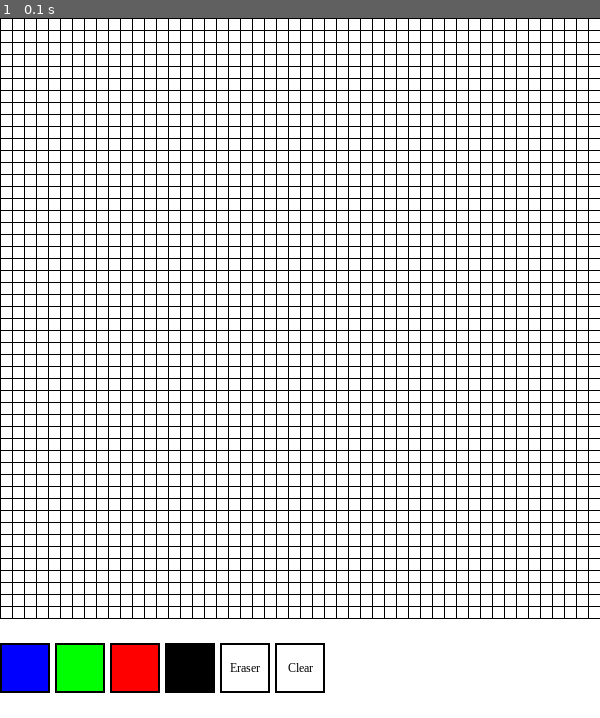
Above: before the commit, frame 1.
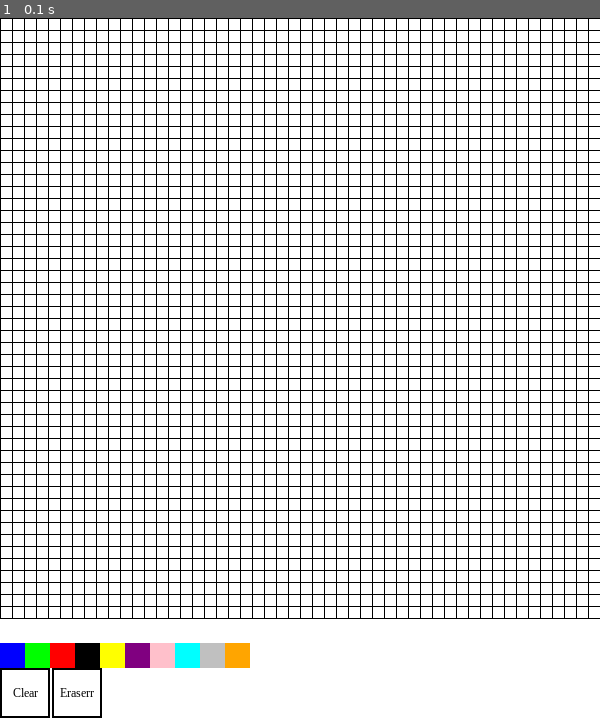
Above: after the commit, the same moment.

Repository: LeeHarry14202/PYGAME_Paint
Game: pygame game, started from main.py
Same seed, same stepped clock (60 frames per second), same inputs: the game is played once before the commit and once after it.
Inputs:
- Up to frame 1 (0.1 s): no input

The runs differ from the first frame. In frame 1, 2.9% of the frame differs, in the area x 0-55%, y 89-100%.

Commit message:
Update main.py

Diff:
--- a/main.py
+++ b/main.py
@@ -48,17 +48,20 @@
 run = True
 clock = pygame.time.Clock()
 gird = init_grid(ROWS, COLS, BACKGROUND_COLOR)
+color = [BLUE, GREEN, RED, BLACK, YELLOW, PURPLE, PINK, AQUA, SILVER, ORANGE]
 
-button_y_pos = SCREEN_HEIGHT - abs(SCREEN_HEIGHT - SCREEN_WIDTH) * 3 / 4
-button_width = button_height = 50
-button_x_pos = np.arange(0, SCREEN_WIDTH, 5 + button_width)
-buttons = [BUTTON(button_x_pos[0], button_y_pos, button_width, button_height, BLUE),
-           BUTTON(button_x_pos[1], button_y_pos, button_width, button_height, GREEN),
-           BUTTON(button_x_pos[2], button_y_pos, button_width, button_height, RED),
-           BUTTON(button_x_pos[3], button_y_pos, button_width, button_height, BLACK),
-           BUTTON(button_x_pos[4], button_y_pos, button_width, button_height, WHITE, 'Eraser'),
-           BUTTON(button_x_pos[5], button_y_pos, button_width, button_height, WHITE, 'Clear'),
-           ]
+button_width = button_height = 25
+button_y_pos = SCREEN_HEIGHT - abs(SCREEN_HEIGHT - SCREEN_WIDTH)* 3 /4
+button_x_pos = np.arange(0, SCREEN_WIDTH, button_width)
+buttons = []
+for i in range(len(color)):
+    button = BUTTON(button_x_pos[i], button_y_pos, button_width, button_height, color[i])
+    buttons.append(button)
+
+buttons.append(BUTTON(0, button_y_pos+button_height, button_width*2, button_height*2, WHITE, 'Clear'))
+buttons.append(BUTTON(button_width*2 + 2, button_y_pos+button_height, button_width*2, button_height*2, WHITE, 'Eraserr'))
+
+
 
 
 def main():
--- a/utils/button.py
+++ b/utils/button.py
@@ -15,10 +15,10 @@
 
     def draw(self, screen):
         pygame.draw.rect(screen, self.color, self.rect)
-        # Draw outline
-        pygame.draw.rect(screen, BLACK, (self.x, self.y, self.width, self.height), 2)
 
         if self.text:
+            # Draw outline[
+            pygame.draw.rect(screen, BLACK, (self.x, self.y, self.width, self.height), 2)
             display_text(screen,self.text, self.rect.center[0], self.rect.center[1], size=12)
 
     def clicked(self, pos):
--- a/utils/setting.py
+++ b/utils/setting.py
@@ -8,6 +8,12 @@
 RED = (255, 0, 0)
 BLUE = (0, 0, 255)
 GREEN = (0, 255, 0)
+YELLOW = (255, 255, 0)
+AQUA = (0, 255, 255)
+SILVER = (192, 192, 192)
+PINK = (255, 192, 203)
+ORANGE = (255, 165, 0)
+PURPLE = (128, 0, 128)
 
 FPS = 60
 
